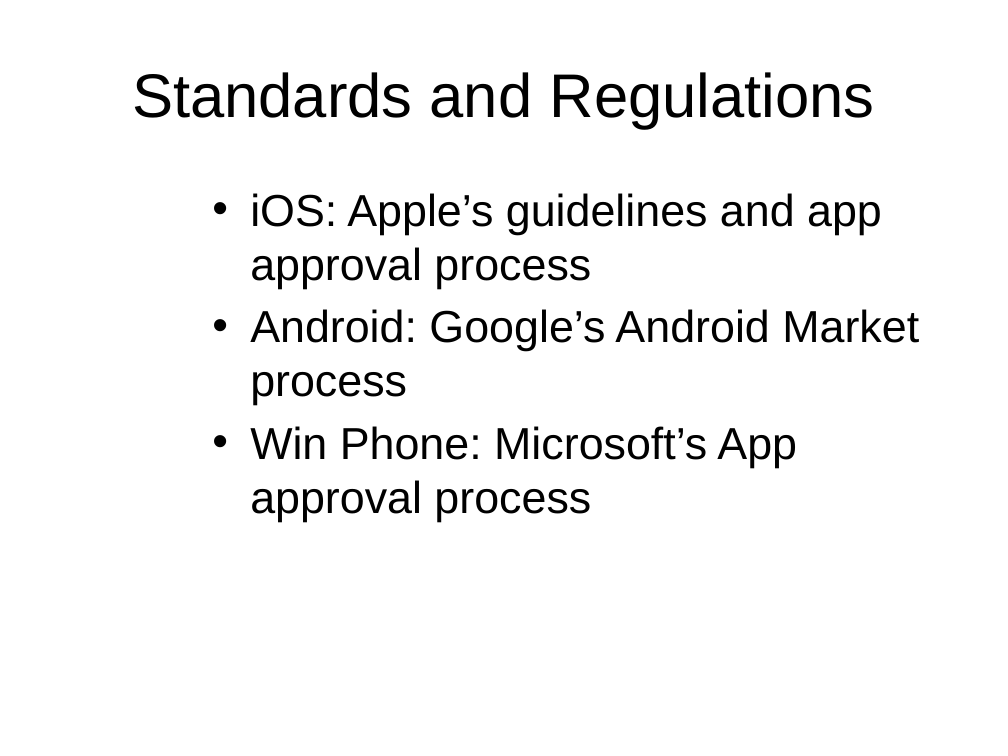
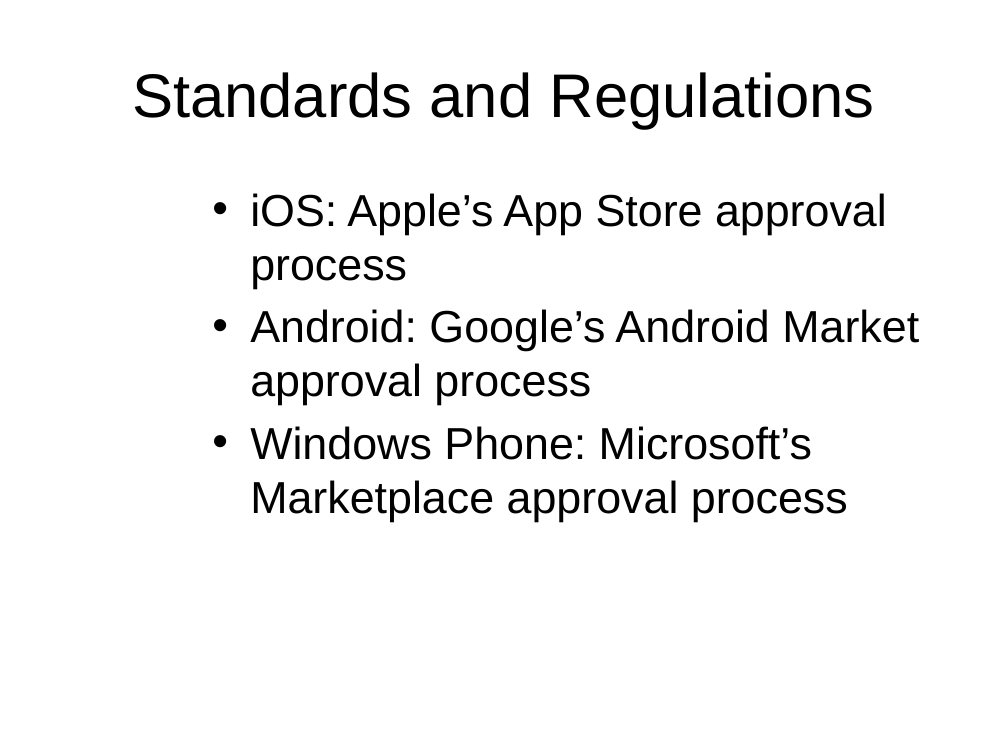
Before and after one commit to veevickytoria/WhatsInTheFridge, a slide deck: slide 11 of Documents/Domain Track Presentation.pptx (slide 9 before the commit). Drawn at 1008x756 pixels with LibreOffice and Linux fonts; fonts in the diff are those of the drawing; background and template pictures are left out. Boxes give left, top, right and bottom in pixels: in the first picture for what was removed or moved away, otherwise in the second. Text is boxed around its words. In the diff, an @@ line names an element or a change of style, - is before the commit and + after.

```diff
--- a/Documents/Domain Track Presentation.pptx
+++ b/Documents/Domain Track Presentation.pptx
@@ text at [250,193,919,522]: text changed @@
-• iOS: Apple’s guidelines and app approval process
-• Android: Google’s Android Market process
-• Win Phone: Microsoft’s App approval process
+• iOS: Apple’s App Store approval process
+• Android: Google’s Android Market approval process
+• Windows Phone: Microsoft’s Marketplace approval process
```
Also in this commit, not shown: 1 other slide changed, 2 slides added, 2 other files.
